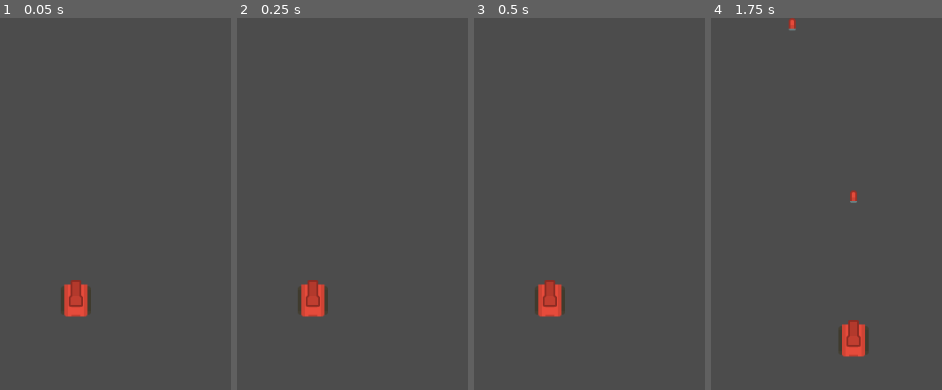
Above: before the commit, frames 1-4 (left to right).
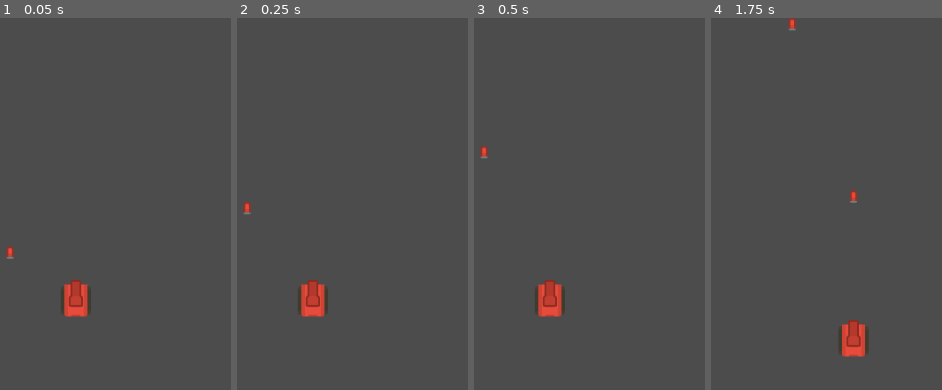
Above: after the commit, the same moments.

Repository: Seifeer/Rogue_Tank
Game: Godot game, scene res://Scenes/Test_area.tscn
The game is run twice, just before and just after one commit, with the same random seed, the same clock (stepped at 60 frames per second) and the same inputs.
Inputs:
- Up to frame 1 (0.05 s): no input
- Up to frame 2 (0.25 s): no input
- Up to frame 3 (0.5 s): no input
- Up to frame 4 (1.75 s): tap Enter at 0.5 s; hold Right (ui_right) 0.53-1.28 s; tap Z (ui_shoot) at 0.6, 1.35 s; hold Down (ui_down) from 1.28 s (still down)

The runs differ from the first frame. In frame 1, 0.1% of the frame differs, in the area x 2-7%, y 61-65%; in frame 2, 0.1%; in frame 3, 0.1%; in frame 4, nothing differs.

Commit message:
Limpando memoria e Limitando Shoots

Diff:
--- a/Scenes/Bullet.tscn
+++ b/Scenes/Bullet.tscn
@@ -7,7 +7,9 @@
 radius = 3.89321
 height = 6.24649
 
-[node name="Bullet" type="Area2D"]
+[node name="Bullet" type="Area2D" groups=[
+"cannon_bullets",
+]]
 script = ExtResource( 1 )
 
 [node name="Sprite" type="Sprite" parent="."]
@@ -15,3 +17,9 @@
 
 [node name="Shape" type="CollisionShape2D" parent="."]
 shape = SubResource( 1 )
+
+[node name="Notifier" type="VisibilityEnabler2D" parent="."]
+position = Vector2( 0.142394, -0.0711983 )
+scale = Vector2( 0.416181, 0.708091 )
+
+[connection signal="screen_exited" from="Notifier" to="." method="_on_Notifier_screen_exited"]
--- a/Scenes/Test_area.tscn
+++ b/Scenes/Test_area.tscn
@@ -1,8 +1,12 @@
-[gd_scene load_steps=2 format=2]
+[gd_scene load_steps=3 format=2]
 
 [ext_resource path="res://Scenes/Tank.tscn" type="PackedScene" id=1]
+[ext_resource path="res://Scenes/Bullet.tscn" type="PackedScene" id=2]
 
 [node name="Test_area" type="Node"]
 
 [node name="Tank" parent="." instance=ExtResource( 1 )]
 position = Vector2( 297.6, 318.38 )
+
+[node name="Bullet" parent="." instance=ExtResource( 2 )]
+position = Vector2( 223.802, 276.287 )
--- a/Scripts/Bullet.gd
+++ b/Scripts/Bullet.gd
@@ -10,3 +10,8 @@
 func _process(delta):
 	translate(dir*delta*SPEED)
 	pass
+
+#Sinal de notificação quando o tiro sair da tela
+func _on_Notifier_screen_exited():
+	#print("Bullet Exited")
+	queue_free()
--- a/Scripts/Tank.gd
+++ b/Scripts/Tank.gd
@@ -20,11 +20,13 @@
 	if Input.is_action_pressed("ui_down"):
 		dir_y+=1
 	if Input.is_action_just_pressed("ui_shoot"):
-		print("boom")
-		var bullet=pre_bullet.instance()
-		#Coloca o objeto na mesma posição do referenciado
-		bullet.global_position=$Barrel/Muzzle.global_position
-		get_parent().add_child(bullet)
+		if get_tree().get_nodes_in_group("cannon_bullets").size()<3:
+			var bullet=pre_bullet.instance()
+			#Coloca o objeto na mesma posição do referenciado
+			bullet.global_position=$Barrel/Muzzle.global_position
+			get_parent().add_child(bullet)
+			#Retorna o tamanho de uma lista com todos os nós de um grupo em uma arvore
+			#print(get_tree().get_nodes_in_group("cannon_bullets").size())
 
 	translate(Vector2(dir_x,dir_y)*delta*SPEED)
 	pass
